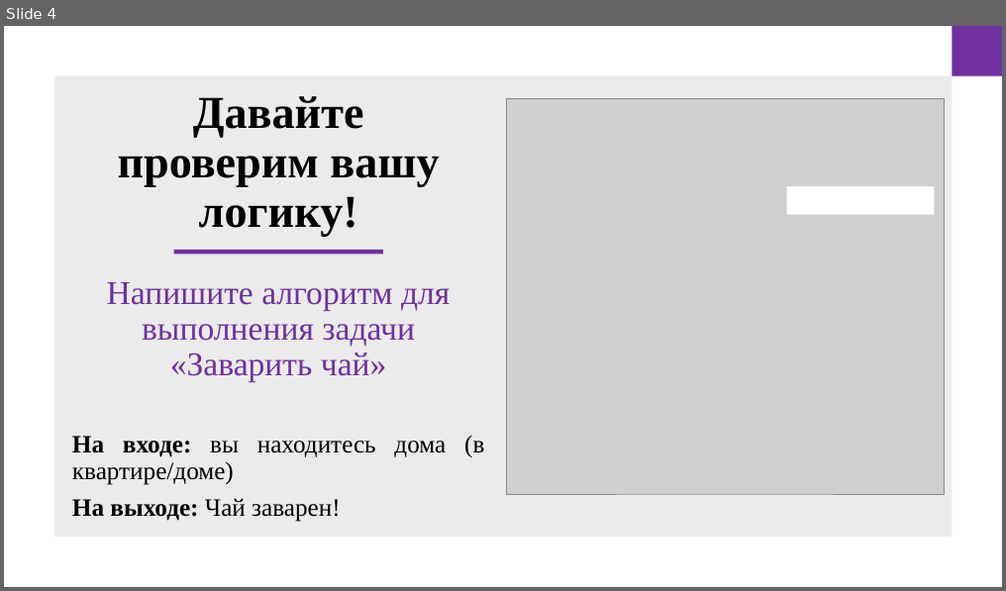
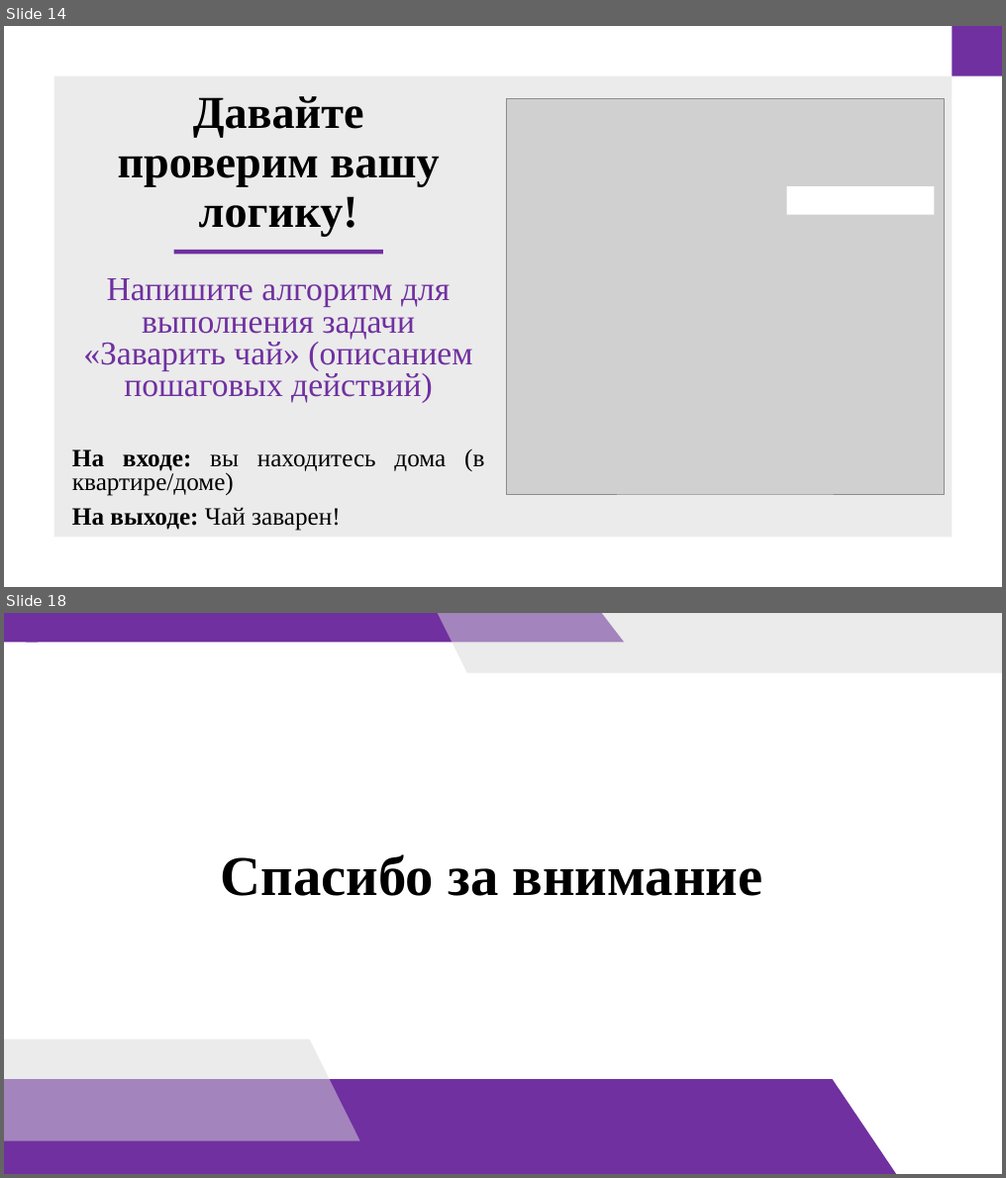
Before and after one commit to doshenka/akademy_files, a slide deck: преза на 12-4-24.pptx. Shown one above the other, each under a label of ours: slide 4 before the commit, slides 14 and 18 after it; the slides between them are not shown. The pictures are 1006x591 and 1006x1178 pixels, drawn with LibreOffice and Linux fonts; fonts in the diff are those of the drawing; grey boxes stand for pictures. Boxes give left, top, right and bottom in pixels: in the first picture for what was removed or moved away, otherwise in the second. Text is boxed around its words. In the diff, an @@ line names an element or a change of style, - is before the commit and + after.

```diff
--- a/преза на 12-4-24.pptx
+++ b/преза на 12-4-24.pptx
@@ slide 18 added at <box>4,613,1002,1174</box>, background #FFFFFF @@
@@ rectangle added at <box>4,613,38,642</box>, fill #7030A0 @@
@@ parallelogram added at <box>4,613,624,642</box>, fill #7030A0 @@
@@ parallelogram added at <box>438,613,1002,672</box>, fill #D9D9D9 at 50% opacity @@
@@ title added at <box>221,855,763,896</box>, 54 pt, text #000000, bold @@
+Спасибо за внимание
@@ parallelogram added at <box>4,1040,360,1142</box>, fill #D9D9D9 at 50% opacity @@
@@ parallelogram added at <box>4,1079,896,1174</box>, fill #7030A0 @@
@@ what was slide 4 is now slide 14 @@
@@ slide 14 changed as well @@
@@ text at <box>83,278,472,403</box>: text changed @@
-Напишите алгоритм для выполнения задачи «Заварить чай»
+Напишите алгоритм для выполнения задачи «Заварить чай» (описанием пошаговых действий)
@@ text at <box>72,449,484,531</box>: line spacing 0.9 to 0.8 @@
```
Also in this commit, not shown: 4 other slides changed, 11 other slides added, 1 slide removed.
